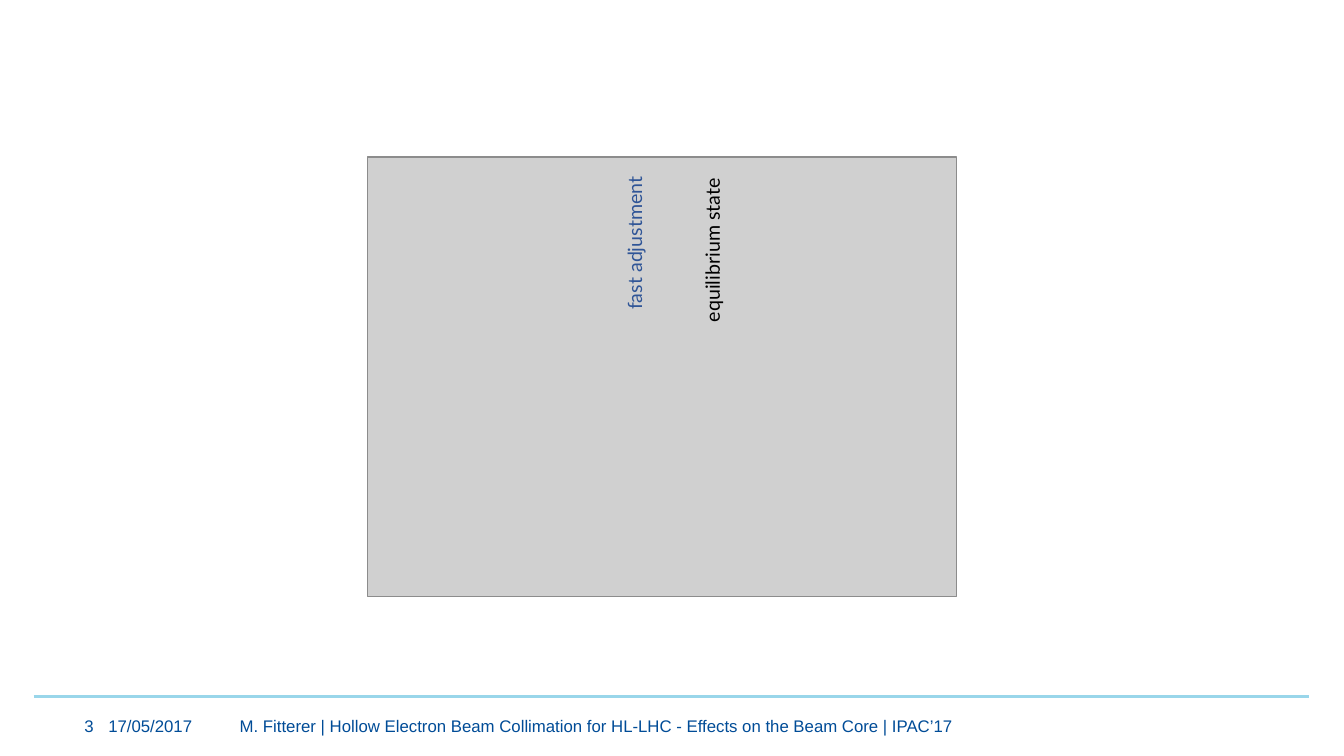
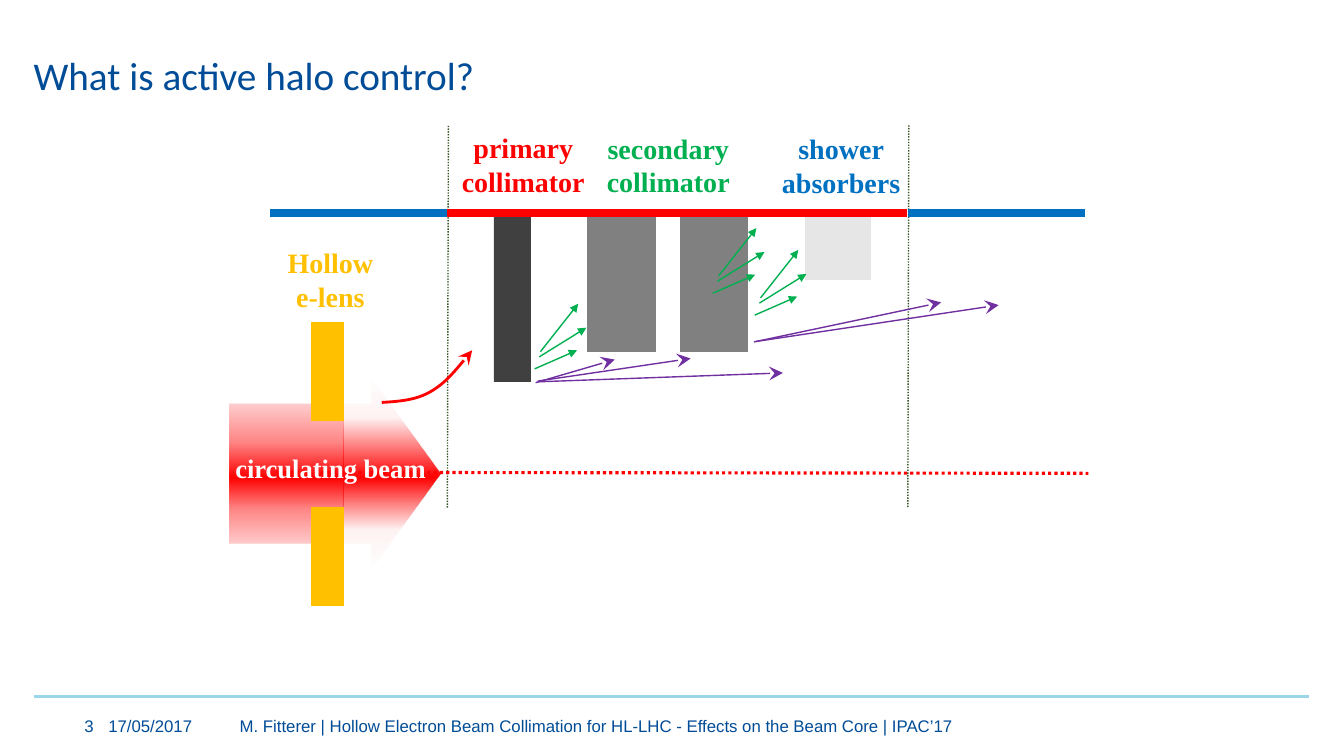
Before and after one commit to mfittere/res-ex-prstab, a slide deck: slide 3 of Pictures.pptx. Drawn at 1344x756 pixels with LibreOffice and Linux fonts; fonts in the diff are those of the drawing; grey boxes stand for pictures. Boxes give left, top, right and bottom in pixels: in the first picture for what was removed or moved away, otherwise in the second. Text is boxed around its words. In the diff, an @@ line names an element or a change of style, - is before the commit and + after.

```diff
--- a/Pictures.pptx
+++ b/Pictures.pptx
@@ title added at (x1=34, y1=62, x2=474, y2=91), 28 pt, text #004C97 @@
+What is active halo control?
@@ picture removed at (x1=368, y1=157, x2=957, y2=597) @@
@@ text removed at (x1=623, y1=185, x2=647, y2=309) @@
-fast adjustment
@@ text removed at (x1=701, y1=182, x2=725, y2=319) @@
-equilibrium state
@@ group added at (x1=230, y1=125, x2=1089, y2=605): 14 arrows, 9 rectangles, 5 texts, 3 lines, 2 right arrows, 1 freeform shape @@
+primary
+collimator
+secondary
+collimator
+shower
+absorbers
+Hollow
+e-lens
+circulating beam
```
Also in this commit, not shown: 2 other slides changed, 1 slide removed, 12 other files.
